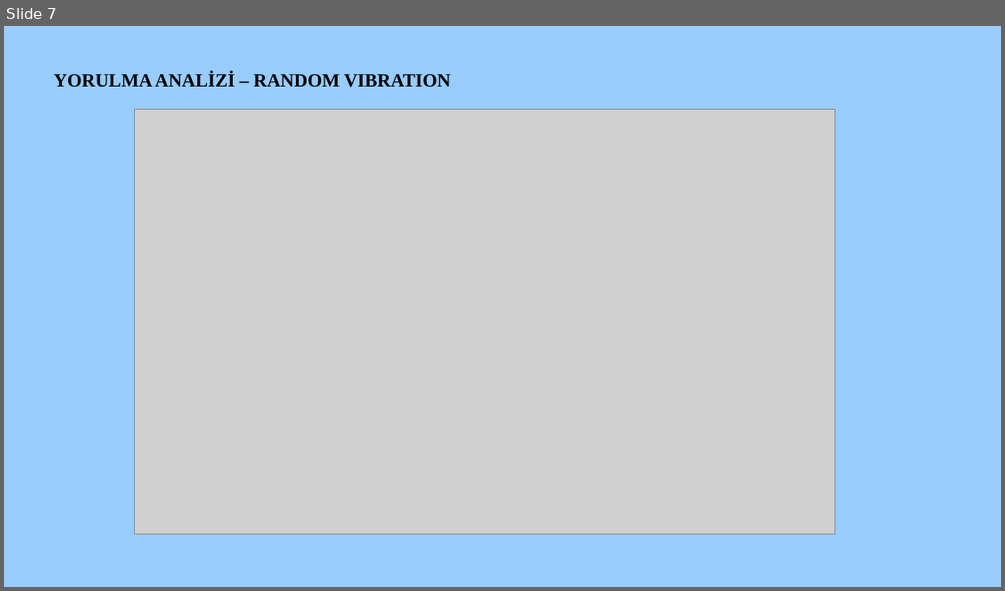
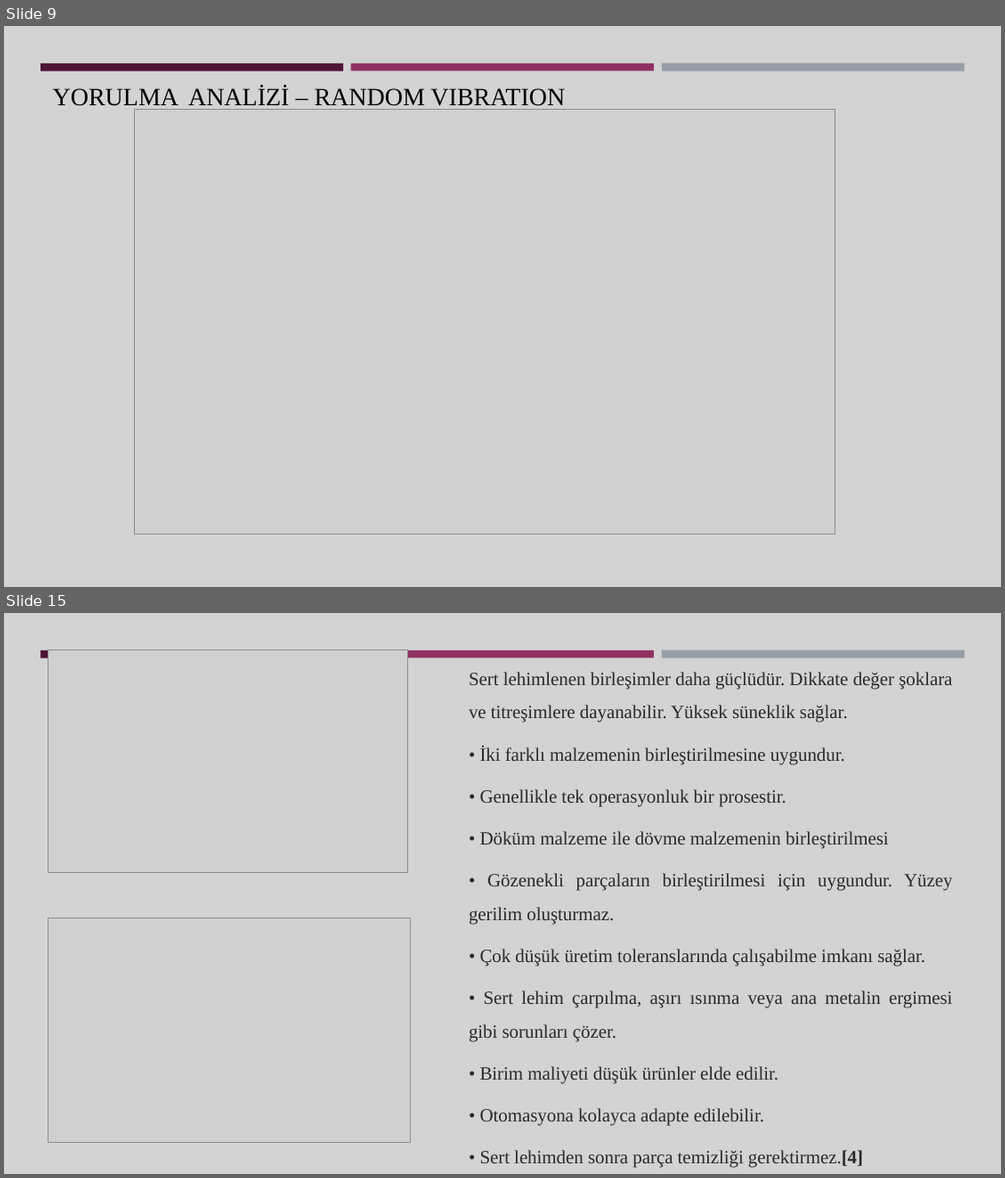
Before and after one commit to Gamze1304/black, a slide deck: Gamze Saçmaözü aselsan sunum.pptx. Shown one above the other, each under a label of ours: slide 7 before the commit, slides 9 and 15 after it; the slides between them are not shown. The pictures are 1005x591 and 1005x1178 pixels, drawn with LibreOffice and Linux fonts; fonts in the diff are those of the drawing; grey boxes stand for pictures. Boxes give left, top, right and bottom in pixels: in the first picture for what was removed or moved away, otherwise in the second. Text is boxed around its words. In the diff, an @@ line names an element or a change of style, - is before the commit and + after.

```diff
--- a/Gamze Saçmaözü aselsan sunum.pptx
+++ b/Gamze Saçmaözü aselsan sunum.pptx
@@ slide 15 added at (x1=4, y1=613, x2=1001, y2=1174), background #D3D3D3; not listed: 3 template elements that a slide beside it also shows @@
@@ picture added at (x1=48, y1=649, x2=408, y2=873) @@
@@ text added at (x1=469, y1=672, x2=953, y2=1167), 18 pt, text #292929 @@
+Sert lehimlenen birleşimler daha güçlüdür. Dikkate değer şoklara ve titreşimlere dayanabilir. Yüksek süneklik sağlar.
+• İki farklı malzemenin birleştirilmesine uygundur.
+• Genellikle tek operasyonluk bir prosestir.
+• Döküm malzeme ile dövme malzemenin birleştirilmesi
+• Gözenekli parçaların birleştirilmesi için uygundur. Yüzey gerilim oluşturmaz.
+• Çok düşük üretim toleranslarında çalışabilme imkanı sağlar.
+• Sert lehim çarpılma, aşırı ısınma veya ana metalin ergimesi gibi sorunları çözer.
+• Birim maliyeti düşük ürünler elde edilir.
+• Otomasyona kolayca adapte edilebilir.
+• Sert lehimden sonra parça temizliği gerektirmez.[4]
@@ picture added at (x1=48, y1=918, x2=410, y2=1142) @@
@@ what was slide 7 is now slide 9 @@
@@ slide 9 changed as well @@
@@ background #99CCFF to #D3D3D3 @@
@@ rectangle added at (x1=40, y1=63, x2=343, y2=70), fill #4D1434 @@
@@ text "YORULMA ANALİZİ – RANDOM VIBRATION" moved from (x1=54, y1=71, x2=451, y2=87) to (x1=53, y1=86, x2=565, y2=110) @@
@@ text "YORULMA ANALİZİ – RANDOM VIBRATION" at (x1=53, y1=86, x2=565, y2=110): size 18 to 24 pt, bold off @@
@@ rectangle added at (x1=351, y1=63, x2=654, y2=70), fill #903163 @@
@@ rectangle added at (x1=662, y1=63, x2=964, y2=71), fill #969FA7 @@
```
Also in this commit, not shown: 6 other slides changed, 16 other slides added, 1 slide removed.
